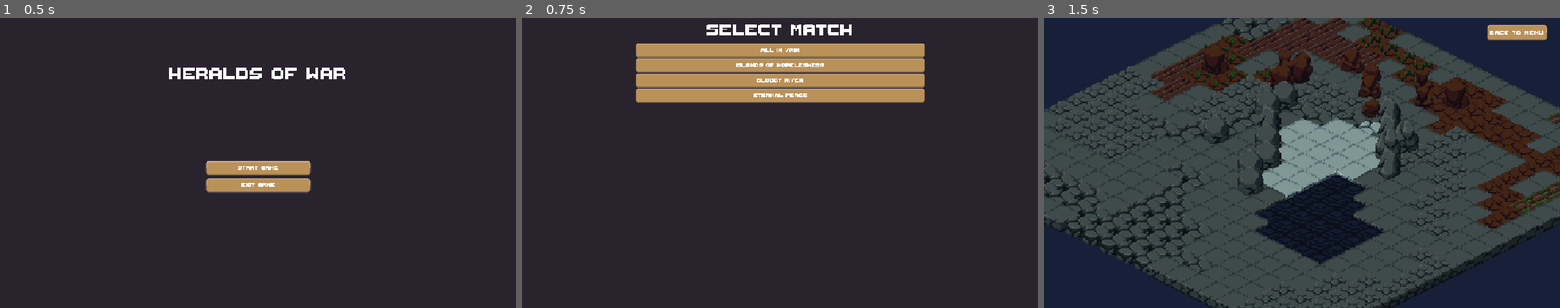
Above: before the commit, frames 1-3 (left to right).
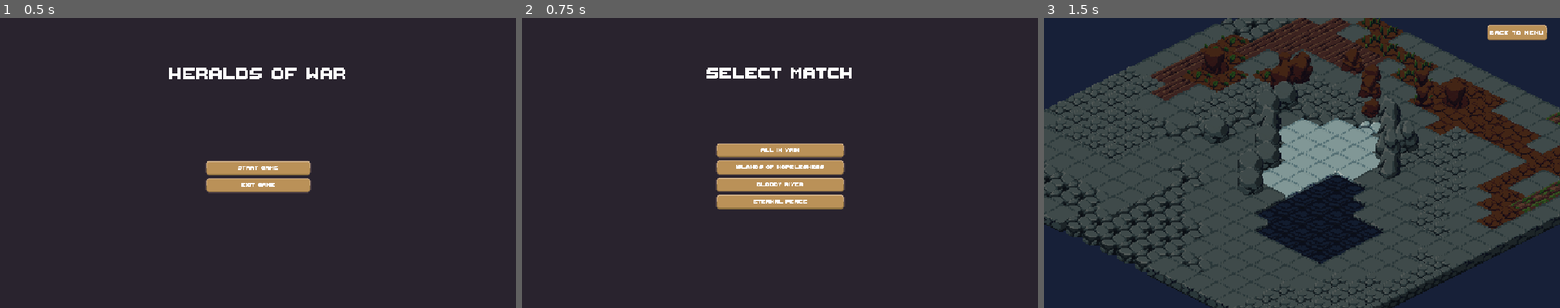
Above: after the commit, the same moments.

Repository: agh-cs-imbeciles/heralds-of-war
Game: Godot game, scene res://scenes/ui/menu/menu.tscn
Same seed, same stepped clock (60 frames per second), same inputs: the game is played once before the commit and once after it.
Inputs:
- Up to frame 1 (0.5 s): no input
- Up to frame 2 (0.75 s): click "START GAME" at 0.5 s
- Up to frame 3 (1.5 s): click "All in Vain" at 1.25 s

Frame 1 is identical in both runs. In frame 2, 17% of the frame differs, in the area x 22-79%, y 2-66%; in frame 3, nothing differs.

Commit message:
Feat: Adjust design of match select scene

Diff:
--- a/scenes/ui/menu/match_entry.tscn
+++ b/scenes/ui/menu/match_entry.tscn
@@ -4,25 +4,17 @@
 [ext_resource type="Script" uid="uid://cmj15i03jv6b" path="res://src/ui/button/change_scene_button.gd" id="2_cw6wu"]
 [ext_resource type="Theme" uid="uid://b0yl85gha4apv" path="res://themes/main_theme.tres" id="2_od57r"]
 
-[node name="MatchEntry" type="Control"]
+[node name="MatchEntry" type="HBoxContainer"]
 process_mode = 3
-layout_mode = 3
-anchors_preset = 15
-anchor_right = 1.0
-anchor_bottom = 1.0
-grow_horizontal = 2
-grow_vertical = 2
+offset_right = 100.0
+offset_bottom = 20.0
 size_flags_horizontal = 3
 size_flags_vertical = 3
 script = ExtResource("1_jmxgq")
 
 [node name="Button" type="Button" parent="."]
-layout_mode = 1
-anchors_preset = 15
-anchor_right = 1.0
-anchor_bottom = 1.0
-grow_horizontal = 2
-grow_vertical = 2
+layout_mode = 2
+size_flags_horizontal = 3
 theme = ExtResource("2_od57r")
 script = ExtResource("2_cw6wu")
 
--- a/scenes/ui/menu/match_select.tscn
+++ b/scenes/ui/menu/match_select.tscn
@@ -1,8 +1,9 @@
-[gd_scene load_steps=4 format=3 uid="uid://chotpswhlkwwg"]
+[gd_scene load_steps=5 format=3 uid="uid://chotpswhlkwwg"]
 
 [ext_resource type="Theme" uid="uid://b0yl85gha4apv" path="res://themes/main_theme.tres" id="1_7w82d"]
-[ext_resource type="Script" uid="uid://diudg687tf8bk" path="res://src/ui/scene_list/match_scene_list.gd" id="3_c1f42"]
-[ext_resource type="PackedScene" uid="uid://bp0h3drudi8ii" path="res://scenes/ui/menu/match_entry.tscn" id="4_75vmi"]
+[ext_resource type="Script" uid="uid://b1ect5xnbrmlo" path="res://src/ui/scene_list/scene_list.gd" id="2_7w82d"]
+[ext_resource type="PackedScene" uid="uid://bp0h3drudi8ii" path="res://scenes/ui/menu/match_entry.tscn" id="3_c1f42"]
+[ext_resource type="Script" uid="uid://d4fqemqolvn2x" path="res://src/ui/scene_list/handlers/match_scene_list_handler.gd" id="4_75vmi"]
 
 [node name="MatchSelect" type="Control"]
 process_mode = 3
@@ -12,20 +13,18 @@
 anchor_bottom = 1.0
 grow_horizontal = 2
 grow_vertical = 2
+theme = ExtResource("1_7w82d")
 
-[node name="AspectRatioContainer" type="AspectRatioContainer" parent="."]
+[node name="VBoxContainer" type="VBoxContainer" parent="."]
 layout_mode = 1
 anchors_preset = -1
-anchor_left = 0.1
-anchor_right = 0.9
-anchor_bottom = 1.0
+anchor_top = 0.15
+anchor_right = 1.0
+anchor_bottom = 0.85
 grow_horizontal = 2
 grow_vertical = 2
 
-[node name="VBoxContainer" type="VBoxContainer" parent="AspectRatioContainer"]
-layout_mode = 2
-
-[node name="Title" type="Label" parent="AspectRatioContainer/VBoxContainer"]
+[node name="Title" type="Label" parent="VBoxContainer"]
 layout_mode = 2
 size_flags_horizontal = 3
 size_flags_vertical = 0
@@ -34,16 +33,23 @@
 text = "Select Match"
 horizontal_alignment = 1
 
-[node name="MatchEntryVBoxContainer" type="VBoxContainer" parent="AspectRatioContainer/VBoxContainer"]
+[node name="VSpacer1" type="Control" parent="VBoxContainer"]
+custom_minimum_size = Vector2(0, 32)
 layout_mode = 2
-size_flags_horizontal = 3
 size_flags_vertical = 3
-script = ExtResource("3_c1f42")
-scenes_directory = "res://scenes/matches"
-scene = ExtResource("4_75vmi")
-height_proportion = 0.2
 
-[connection signal="resized" from="AspectRatioContainer/VBoxContainer/Title" to="AspectRatioContainer/VBoxContainer/Title" method="_on_resized"]
-[connection signal="ready" from="AspectRatioContainer/VBoxContainer/MatchEntryVBoxContainer" to="AspectRatioContainer/VBoxContainer/MatchEntryVBoxContainer" method="_on_ready"]
-[connection signal="resized" from="AspectRatioContainer/VBoxContainer/MatchEntryVBoxContainer" to="AspectRatioContainer/VBoxContainer/MatchEntryVBoxContainer" method="_on_resized"]
-[connection signal="tree_entered" from="AspectRatioContainer/VBoxContainer/MatchEntryVBoxContainer" to="AspectRatioContainer/VBoxContainer/MatchEntryVBoxContainer" method="_on_tree_entered"]
+[node name="MatchSceneList" type="VBoxContainer" parent="VBoxContainer"]
+layout_mode = 2
+script = ExtResource("2_7w82d")
+item = ExtResource("3_c1f42")
+scene_directory = "res://scenes/matches"
+ignore_scenes = Array[String](["core.tscn"])
+handler = ExtResource("4_75vmi")
+width = 0.25
+
+[node name="VSpacer2" type="Control" parent="VBoxContainer"]
+custom_minimum_size = Vector2(0, 32)
+layout_mode = 2
+size_flags_vertical = 3
+
+[connection signal="resized" from="VBoxContainer/Title" to="VBoxContainer/Title" method="_on_resized"]
--- a/src/ui/menu/match_entry.gd
+++ b/src/ui/menu/match_entry.gd
@@ -1,4 +1,4 @@
-class_name MatchEntry extends Control
+class_name MatchEntry extends HBoxContainer
 
 @onready var __button: ChangeSceneButton = $Button
 @export var text: String = ""
--- a/src/ui/scene_list/abstract_scene_list.gd
+++ /dev/null
@@ -1,26 +0,0 @@
-class_name AbstractSceneList extends Control
-
-@export var scenes_directory: String
-@export_group("List element")
-@export var scene: PackedScene
-@export var height_proportion = 0.1
-
-
-func __get_scenes_paths() -> Array[String]:
-	return Dir.get_all_scenes_paths_from_folder(scenes_directory)
-
-
-func __load_list_elements(_scene_paths: Array[String]) -> void:
-	pass
-
-
-func _on_tree_entered() -> void:
-	var paths = __get_scenes_paths()
-	__load_list_elements(paths)
-
-
-func _on_resized() -> void:
-	var viewport_height = get_parent_area_size().y
-	for child in get_children():
-		size.y = viewport_height * height_proportion
-		child.set_size(size)
--- /dev/null
+++ b/src/ui/scene_list/handlers/match_scene_list_handler.gd
@@ -0,0 +1,11 @@
+class_name MatchSceneListHandler extends SceneListHandler
+
+
+func instiantiate(item: PackedScene, match_scene: PackedScene) -> Node:
+	var match_instance: Match = match_scene.instantiate()
+	var match_entry: MatchEntry = item.instantiate()
+
+	match_entry.text = match_instance.match_name
+	match_entry.scene_to_switch = match_scene
+
+	return match_entry
--- /dev/null
+++ b/src/ui/scene_list/handlers/scene_list_handler.gd
@@ -0,0 +1,11 @@
+class_name SceneListHandler extends Object
+
+
+## @interface
+func instiantiate(_item: PackedScene, _scene_to_switch: PackedScene) -> Node:
+	assert(
+		false,
+		"SceneListHandler cannot used directly. "
+			+ "Use or create a subclass instead.",
+	)
+	return null
--- a/src/ui/scene_list/match_scene_list.gd
+++ /dev/null
@@ -1,18 +0,0 @@
-class_name MatchSceneList extends AbstractSceneList
-
-
-func __load_list_elements(matches_paths: Array[String]) -> void:
-	var match_regex: RegEx = RegEx.create_from_string("match_\\d+\\.tscn$")
-	matches_paths = matches_paths.filter(
-		func(path): return match_regex.search(path)
-	)
-
-	for path in matches_paths:
-		var match_scene: PackedScene = load(path)
-		var match_instance: Match = match_scene.instantiate()
-
-		var match_entry: MatchEntry = scene.instantiate()
-		match_entry.text = match_instance.match_name
-		match_entry.scene_to_switch = match_scene
-
-		add_child(match_entry)
--- /dev/null
+++ b/src/ui/scene_list/scene_list.gd
@@ -0,0 +1,38 @@
+@tool
+class_name SceneList extends VBoxContainer
+
+@export var item: PackedScene
+@export var scene_directory: String
+@export var ignore_scenes: Array[String]
+@export var handler: Script  # SceneListHandler
+@export var width: float = 0.5
+
+var __handler: SceneListHandler
+
+
+func _process(_delta: float) -> void:
+	var new_width: float = int(width * get_viewport().get_visible_rect().size.x)
+	size = Vector2(new_width, size.y)
+	var new_position_x: float = int(
+		get_viewport().get_visible_rect().size.x / 2.0 - new_width / 2.0
+	)
+	position = Vector2(new_position_x, position.y)
+
+
+func _ready() -> void:
+	if not handler:
+		return
+
+	__handler = handler.new()
+	assert(
+		__handler is SceneListHandler,
+		"Handler must be a subclass of SceneListHandler.",
+	)
+
+	var all_paths: Array[String] = Dir.get_all_scene_paths(scene_directory)
+	var paths: Array[String] = all_paths.filter(
+		func(path: String): return not ignore_scenes.has(path.split("/")[-1])
+	)
+
+	for path in paths:
+		add_child(__handler.instiantiate(item, load(path)))
--- a/src/utils/dir.gd
+++ b/src/utils/dir.gd
@@ -1,7 +1,7 @@
 class_name Dir extends Node
 
 
-static func get_all_scenes_paths_from_folder(path: String) -> Array[String]:
+static func get_all_scene_paths(path: String) -> Array[String]:
 	var paths: Array[String] = []
 	var dir = DirAccess.open(path)
 	if dir:
Not shown: 1 places in scenes/matches/match_1.tscn that only renumber resources
Not shown: 1 places in scenes/matches/match_2.tscn that only renumber resources
Not shown: 1 places in scenes/matches/match_3.tscn that only renumber resources
Not shown: 1 places in scenes/matches/match_4.tscn that only renumber resources
Not shown, added: src/ui/scene_list/handlers/match_scene_list_handler.gd.uid
Not shown, added: src/ui/scene_list/handlers/scene_list_handler.gd.uid
Not shown, removed: src/ui/scene_list/match_scene_list.gd.uid
Renamed: src/ui/scene_list/abstract_scene_list.gd.uid -> src/ui/scene_list/scene_list.gd.uid
